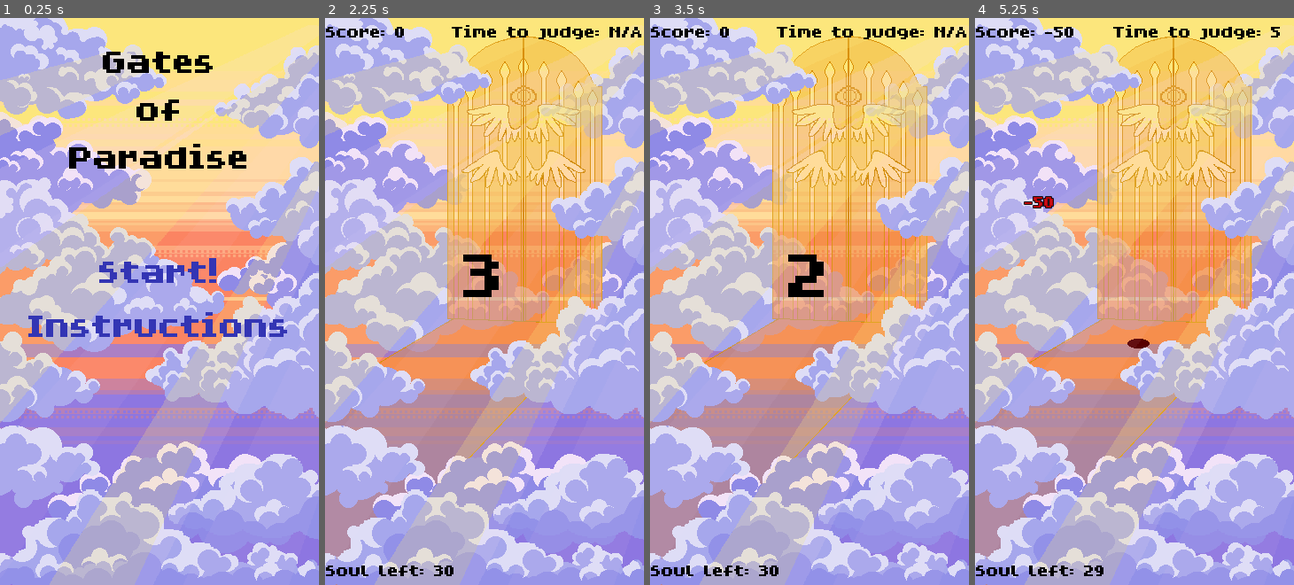
Above: before the commit, frames 1-4 (left to right).
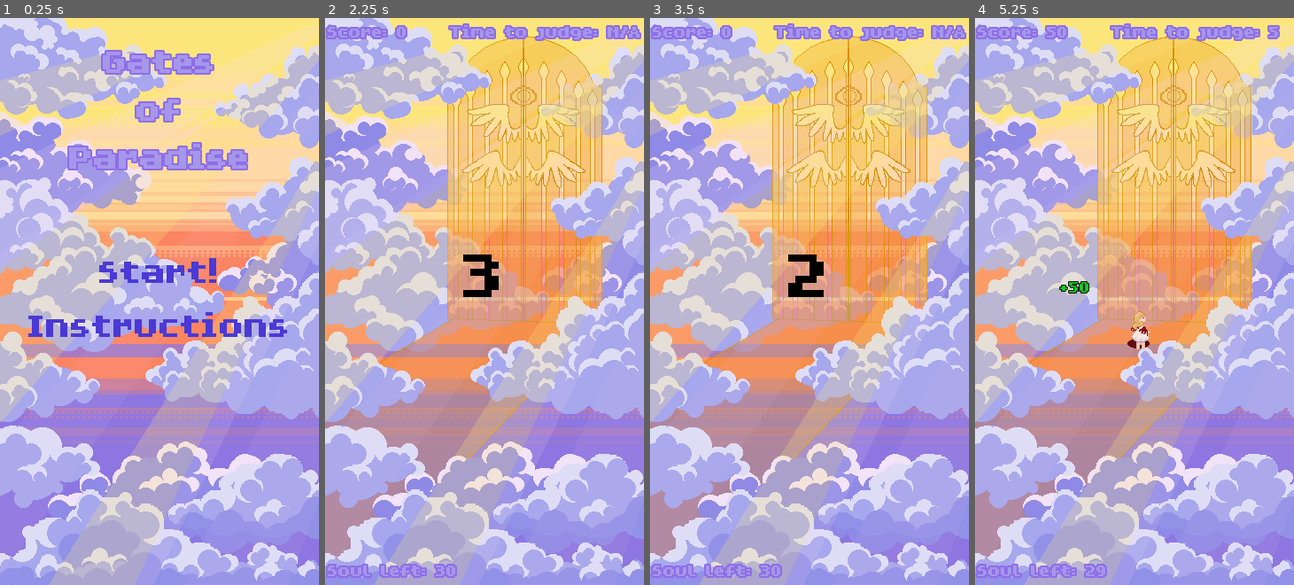
Above: after the commit, the same moments.

Repository: pboardman/gates-of-paradise
Game: Godot game, scene res://MainMenu/MainMenu.tscn
Two runs of this game, one before a commit and one after it. Both use one fixed random seed, a clock stepped at 60 frames per second and the inputs below.
Inputs (mouse positions are in pixels of both pictures, inside the frame that each line leads up to):
- Up to frame 1 (0.25 s): no input
- Up to frame 2 (2.25 s): click "Instructions" at 0.5 s; click "Back to main menu" at 1.25 s; click "Start!" at 2 s
- Up to frame 3 (3.5 s): tap Enter at 2.75 s; move the mouse to (879, 273) at 2.77 s; click (879, 273) at 2.85 s
- Up to frame 4 (5.25 s): tap Space at 3.5 s; move the mouse to (1070, 329) at 3.52 s; right-click (1070, 329) at 3.6 s; move the mouse to (1166, 176) at 4.27 s; click (1166, 176) at 4.35 s; tap Enter at 5 s; move the mouse to (1118, 414) at 5.02 s; right-click (1118, 414) at 5.1 s

The runs differ from the first frame. In frame 1, 5.7% of the frame differs, in the area x 8-90%, y 5-57%; in frame 2, 2.4%; in frame 3, 2.4%; in frame 4, 2.9%.

Commit message:
Finished game

Diff:
--- a/Font/UIFont.tres
+++ b/Font/UIFont.tres
@@ -4,4 +4,5 @@
 
 [resource]
 size = 32
+outline_size = 2
 font_data = ExtResource( 1 )
--- a/Level/Level.gd
+++ b/Level/Level.gd
@@ -46,7 +46,6 @@
 
 
 func _process(delta):
-	print(state)
 	match state:
 		PRE_GAME:
 			pre_game_state(delta)
@@ -120,7 +119,6 @@
 
 func end_judgement():
 	if ui.get_souls_left() != 0:
-		soul.queue_free()
 		door.close()
 		state = WAITING_UNTIL_ANIM_END
 	else:
@@ -141,6 +139,7 @@
 	"""
 	state = WAITING
 	animationState.travel("SendToHell")
+	soul.go_to_hell()
 	set_animation_running()
 
 	if soul.is_demon:
@@ -160,7 +159,9 @@
 	Send the soul to heaven
 	"""
 	state = WAITING
+
 	animationState.travel("DoorOpen")
+	soul.go_to_paradise()
 	set_animation_running()
 
 	if not soul.is_demon:
--- a/Level/Level.tscn
+++ b/Level/Level.tscn
@@ -181,6 +181,7 @@
 centered = false
 vframes = 8
 hframes = 8
+frame = 27
 
 [node name="StartCountdownTimer" type="Timer" parent="."]
 wait_time = 3.0
--- a/Level/UI.tscn
+++ b/Level/UI.tscn
@@ -1,18 +1,16 @@
-[gd_scene load_steps=9 format=2]
+[gd_scene load_steps=11 format=2]
 
 [ext_resource path="res://Font/HopeGold.ttf" type="DynamicFontData" id=1]
 [ext_resource path="res://Level/UI.gd" type="Script" id=2]
 [ext_resource path="res://Font/UIFont.tres" type="DynamicFont" id=3]
-[ext_resource path="res://Font/UIFont64.tres" type="DynamicFont" id=4]
 [ext_resource path="res://Font/UIFont128.tres" type="DynamicFont" id=5]
 
-[sub_resource type="DynamicFont" id=2]
+[sub_resource type="DynamicFont" id=1]
 size = 32
 outline_size = 1
 font_data = ExtResource( 1 )
 
-[sub_resource type="Animation" id=1]
-resource_name = "FadeTextGreen"
+[sub_resource type="Animation" id=2]
 step = 0.25
 tracks/0/type = "value"
 tracks/0/path = NodePath(".:custom_colors/font_color")
@@ -67,6 +65,19 @@
 "values": [ Color( 0, 0, 0, 1 ), Color( 0, 0, 0, 0.74902 ), Color( 0, 0, 0, 0.498039 ), Color( 0, 0, 0, 0.247059 ), Color( 0, 0, 0, 0 ) ]
 }
 
+[sub_resource type="DynamicFont" id=4]
+size = 64
+outline_size = 2
+font_data = ExtResource( 1 )
+
+[sub_resource type="DynamicFont" id=5]
+size = 32
+font_data = ExtResource( 1 )
+
+[sub_resource type="DynamicFont" id=6]
+size = 32
+font_data = ExtResource( 1 )
+
 [node name="UI" type="Control"]
 margin_right = 40.0
 margin_bottom = 40.0
@@ -76,23 +87,25 @@
 }
 
 [node name="Score" type="Label" parent="."]
-margin_left = 1.0
-margin_right = 181.0
+margin_left = 3.0
+margin_right = 183.0
 margin_bottom = 51.0
 custom_fonts/font = ExtResource( 3 )
-custom_colors/font_color = Color( 0, 0, 0, 1 )
+custom_colors/font_color = Color( 0.65098, 0.596078, 0.917647, 1 )
+custom_colors/font_outline_modulate = Color( 0.560784, 0.431373, 0.913725, 1 )
 text = "Score: 0"
 __meta__ = {
 "_edit_use_anchors_": false
 }
 
 [node name="TimeLeft" type="Label" parent="."]
-margin_left = 142.991
+margin_left = 140.991
 margin_top = 0.00283813
-margin_right = 358.991
+margin_right = 356.991
 margin_bottom = 51.0028
 custom_fonts/font = ExtResource( 3 )
-custom_colors/font_color = Color( 0, 0, 0, 1 )
+custom_colors/font_color = Color( 0.65098, 0.596078, 0.917647, 1 )
+custom_colors/font_outline_modulate = Color( 0.560784, 0.431373, 0.913725, 1 )
 text = "Time to judge: N/A"
 align = 1
 __meta__ = {
@@ -100,12 +113,13 @@
 }
 
 [node name="SoulLeft" type="Label" parent="."]
-margin_left = 0.943848
+margin_left = 2.94385
 margin_top = 608.275
-margin_right = 146.944
+margin_right = 148.944
 margin_bottom = 640.275
 custom_fonts/font = ExtResource( 3 )
-custom_colors/font_color = Color( 0, 0, 0, 1 )
+custom_colors/font_color = Color( 0.65098, 0.596078, 0.917647, 1 )
+custom_colors/font_outline_modulate = Color( 0.560784, 0.431373, 0.913725, 1 )
 text = "Soul left: 00"
 __meta__ = {
 "_edit_use_anchors_": false
@@ -126,11 +140,11 @@
 }
 
 [node name="ScoreShowLabel" type="Label" parent="."]
-margin_left = 56.0
-margin_top = 192.0
-margin_right = 96.0
-margin_bottom = 218.0
-custom_fonts/font = SubResource( 2 )
+margin_left = 96.0
+margin_top = 288.0
+margin_right = 136.0
+margin_bottom = 314.0
+custom_fonts/font = SubResource( 1 )
 custom_colors/font_color = Color( 0, 0.811765, 0.0901961, 0.74902 )
 custom_colors/font_outline_modulate = Color( 0, 0, 0, 0.74902 )
 __meta__ = {
@@ -139,7 +153,7 @@
 
 [node name="AnimationPlayer" type="AnimationPlayer" parent="ScoreShowLabel"]
 method_call_mode = 1
-anims/FadeTextGreen = SubResource( 1 )
+anims/FadeTextGreen = SubResource( 2 )
 anims/FadeTextRed = SubResource( 3 )
 
 [node name="PostgameUI" type="Control" parent="."]
@@ -154,8 +168,9 @@
 margin_top = 16.0
 margin_right = 360.0
 margin_bottom = 121.0
-custom_fonts/font = ExtResource( 4 )
-custom_colors/font_color = Color( 0, 0, 0, 1 )
+custom_fonts/font = SubResource( 4 )
+custom_colors/font_color = Color( 0.65098, 0.596078, 0.917647, 1 )
+custom_colors/font_outline_modulate = Color( 0.560784, 0.431373, 0.913725, 1 )
 text = "Final Score
 5222"
 align = 1
@@ -174,8 +189,8 @@
 [node name="PlayAgainButton" type="Button" parent="PostgameUI/ButtonsContainer"]
 margin_right = 360.0
 margin_bottom = 32.0
-custom_fonts/font = ExtResource( 3 )
-custom_colors/font_color = Color( 0.203922, 0.211765, 0.709804, 1 )
+custom_fonts/font = SubResource( 5 )
+custom_colors/font_color = Color( 0.294118, 0.227451, 0.835294, 1 )
 custom_colors/font_color_hover = Color( 0.298039, 0.301961, 0.615686, 1 )
 text = "JUDGE MORE SOULS?"
 flat = true
@@ -184,8 +199,8 @@
 margin_top = 36.0
 margin_right = 360.0
 margin_bottom = 68.0
-custom_fonts/font = ExtResource( 3 )
-custom_colors/font_color = Color( 0.203922, 0.211765, 0.709804, 1 )
+custom_fonts/font = SubResource( 6 )
+custom_colors/font_color = Color( 0.294118, 0.227451, 0.835294, 1 )
 custom_colors/font_color_hover = Color( 0.298039, 0.301961, 0.615686, 1 )
 text = "MAIN MENU"
 flat = true
--- a/MainMenu/Instructions.tscn
+++ b/MainMenu/Instructions.tscn
@@ -1,9 +1,23 @@
-[gd_scene load_steps=5 format=2]
+[gd_scene load_steps=8 format=2]
 
 [ext_resource path="res://Font/UIFont.tres" type="DynamicFont" id=1]
-[ext_resource path="res://Font/UIFont64.tres" type="DynamicFont" id=2]
+[ext_resource path="res://Font/HopeGold.ttf" type="DynamicFontData" id=2]
 [ext_resource path="res://MainMenu/Instructions.gd" type="Script" id=3]
 [ext_resource path="res://MainMenu/HeavenBG.png" type="Texture" id=4]
+
+[sub_resource type="DynamicFont" id=1]
+size = 64
+outline_size = 2
+font_data = ExtResource( 2 )
+
+[sub_resource type="DynamicFont" id=2]
+size = 64
+outline_size = 2
+font_data = ExtResource( 2 )
+
+[sub_resource type="DynamicFont" id=3]
+size = 32
+font_data = ExtResource( 2 )
 
 [node name="Instructions" type="Control"]
 anchor_right = 1.0
@@ -20,8 +34,9 @@
 [node name="InstructionTitle" type="Label" parent="."]
 margin_right = 360.0
 margin_bottom = 64.0
-custom_fonts/font = ExtResource( 2 )
-custom_colors/font_color = Color( 0, 0, 0, 1 )
+custom_fonts/font = SubResource( 1 )
+custom_colors/font_color = Color( 0.65098, 0.596078, 0.917647, 1 )
+custom_colors/font_outline_modulate = Color( 0.560784, 0.431373, 0.913725, 1 )
 text = "Instructions"
 align = 1
 __meta__ = {
@@ -49,8 +64,9 @@
 margin_top = 304.0
 margin_right = 360.0
 margin_bottom = 355.0
-custom_fonts/font = ExtResource( 2 )
-custom_colors/font_color = Color( 0, 0, 0, 1 )
+custom_fonts/font = SubResource( 2 )
+custom_colors/font_color = Color( 0.65098, 0.596078, 0.917647, 1 )
+custom_colors/font_outline_modulate = Color( 0.560784, 0.431373, 0.913725, 1 )
 text = "Controls"
 align = 1
 __meta__ = {
@@ -78,8 +94,8 @@
 margin_top = 552.0
 margin_right = 360.0
 margin_bottom = 640.0
-custom_fonts/font = ExtResource( 1 )
-custom_colors/font_color = Color( 0.203922, 0.211765, 0.709804, 1 )
+custom_fonts/font = SubResource( 3 )
+custom_colors/font_color = Color( 0.294118, 0.227451, 0.835294, 1 )
 custom_colors/font_color_hover = Color( 0.298039, 0.301961, 0.615686, 1 )
 text = "Back to main menu"
 flat = true
--- a/MainMenu/MainMenu.tscn
+++ b/MainMenu/MainMenu.tscn
@@ -1,8 +1,14 @@
-[gd_scene load_steps=4 format=2]
+[gd_scene load_steps=6 format=2]
 
 [ext_resource path="res://Font/UIFont64.tres" type="DynamicFont" id=1]
 [ext_resource path="res://MainMenu/MainMenu.gd" type="Script" id=2]
 [ext_resource path="res://MainMenu/HeavenBG.png" type="Texture" id=3]
+[ext_resource path="res://Font/HopeGold.ttf" type="DynamicFontData" id=4]
+
+[sub_resource type="DynamicFont" id=1]
+size = 64
+outline_size = 2
+font_data = ExtResource( 4 )
 
 [node name="MainMenu" type="Control"]
 anchor_right = 1.0
@@ -20,8 +26,9 @@
 margin_top = 19.0
 margin_right = 360.0
 margin_bottom = 192.0
-custom_fonts/font = ExtResource( 1 )
-custom_colors/font_color = Color( 0, 0, 0, 1 )
+custom_fonts/font = SubResource( 1 )
+custom_colors/font_color = Color( 0.65098, 0.596078, 0.917647, 1 )
+custom_colors/font_outline_modulate = Color( 0.560784, 0.431373, 0.913725, 1 )
 text = "Gates
 of
 Paradise"
@@ -42,7 +49,7 @@
 margin_right = 360.0
 margin_bottom = 57.0
 custom_fonts/font = ExtResource( 1 )
-custom_colors/font_color = Color( 0.203922, 0.211765, 0.709804, 1 )
+custom_colors/font_color = Color( 0.294118, 0.227451, 0.835294, 1 )
 custom_colors/font_color_hover = Color( 0.298039, 0.301961, 0.615686, 1 )
 text = "Start!"
 flat = true
@@ -52,7 +59,7 @@
 margin_right = 360.0
 margin_bottom = 118.0
 custom_fonts/font = ExtResource( 1 )
-custom_colors/font_color = Color( 0.203922, 0.211765, 0.709804, 1 )
+custom_colors/font_color = Color( 0.294118, 0.227451, 0.835294, 1 )
 custom_colors/font_color_hover = Color( 0.298039, 0.301961, 0.615686, 1 )
 text = "Instructions"
 flat = true
--- a/Soul/Soul.gd
+++ b/Soul/Soul.gd
@@ -1,7 +1,23 @@
 extends Node2D
 
 
-onready var is_demon = roll_for_demon()
+onready var is_demon = roll()
+
+onready var demon_parts = [
+	$DevilWing,
+	$DevilTail,
+	$DevilHorns
+]
+
+onready var angel_parts = [
+	$AngelWing,
+	$AngelHalo
+]
+
+onready var demon_wing = $DevilWing
+onready var angel_wing = $AngelWing
+
+onready var animation_player = $AnimationPlayer
 
 
 # Called when the node enters the scene tree for the first time.
@@ -13,16 +29,34 @@
 	"""
 	Generate a 2D model for the soul
 	"""
-	var texture
+
+	# Roll for angel parts
+	for parts in angel_parts:
+		if roll():
+			parts.visible = true
+
+	# Roll for demon parts
 	if is_demon:
-		texture = load("res://Soul/placeholderSoul.png")
-	else:
-		texture = load("res://Soul/placeholderSoulAngel.png")
-
-	$Sprite.set_texture(texture)
+		_generate_demon()
 
 
-func roll_for_demon():
+func _generate_demon():
+	demon_parts[randi()%demon_parts.size()].visible = true
+
+	# Can't have both wing at once
+	if demon_wing.visible:
+		angel_wing.visible = false
+
+
+func go_to_paradise():
+	animation_player.play("ToHeaven")
+
+
+func go_to_hell():
+	animation_player.play("ToHell")
+
+
+func roll():
 	"""
 	roll to check if this soul will be a demon
 	"""
@@ -30,3 +64,7 @@
 	if (percent > 0.5):
 		return true
 	return false
+
+
+func _on_AnimationPlayer_animation_finished(anim_name):
+	queue_free()
--- a/Soul/Soul.tscn
+++ b/Soul/Soul.tscn
@@ -1,8 +1,217 @@
-[gd_scene load_steps=2 format=2]
+[gd_scene load_steps=10 format=2]
 
 [ext_resource path="res://Soul/Soul.gd" type="Script" id=1]
+[ext_resource path="res://Soul/AngelCharacter.png" type="Texture" id=2]
+[ext_resource path="res://Soul/AngelHalo.png" type="Texture" id=3]
+[ext_resource path="res://Soul/DevilWings.png" type="Texture" id=4]
+[ext_resource path="res://Soul/AngelWings.png" type="Texture" id=5]
+[ext_resource path="res://Soul/DevilHorns.png" type="Texture" id=6]
+[ext_resource path="res://Soul/DevilTail.png" type="Texture" id=7]
+
+[sub_resource type="Animation" id=1]
+resource_name = "ToHeaven"
+length = 1.2
+tracks/0/type = "value"
+tracks/0/path = NodePath(".:modulate")
+tracks/0/interp = 1
+tracks/0/loop_wrap = true
+tracks/0/imported = false
+tracks/0/enabled = true
+tracks/0/keys = {
+"times": PoolRealArray( 0, 0.1, 0.2, 0.3, 0.4, 0.5, 0.6, 0.7, 0.8, 0.9, 1, 1.1, 1.2 ),
+"transitions": PoolRealArray( 1, 1, 1, 1, 1, 1, 1, 1, 1, 1, 1, 1, 1 ),
+"update": 0,
+"values": [ Color( 1, 1, 1, 1 ), Color( 1, 1, 1, 0.917647 ), Color( 1, 1, 1, 0.835294 ), Color( 1, 1, 1, 0.752941 ), Color( 1, 1, 1, 0.670588 ), Color( 1, 1, 1, 0.588235 ), Color( 1, 1, 1, 0.505882 ), Color( 1, 1, 1, 0.423529 ), Color( 1, 1, 1, 0.341176 ), Color( 1, 1, 1, 0.258824 ), Color( 1, 1, 1, 0.176471 ), Color( 1, 1, 1, 0 ), Color( 1, 1, 1, 0 ) ]
+}
+tracks/1/type = "value"
+tracks/1/path = NodePath("SoulSprite:offset")
+tracks/1/interp = 1
+tracks/1/loop_wrap = true
+tracks/1/imported = false
+tracks/1/enabled = true
+tracks/1/keys = {
+"times": PoolRealArray( 0, 1.2 ),
+"transitions": PoolRealArray( 1, 1 ),
+"update": 0,
+"values": [ Vector2( 0, 0 ), Vector2( 40, -40 ) ]
+}
+tracks/2/type = "value"
+tracks/2/path = NodePath("AngelHalo:offset")
+tracks/2/interp = 1
+tracks/2/loop_wrap = true
+tracks/2/imported = false
+tracks/2/enabled = true
+tracks/2/keys = {
+"times": PoolRealArray( 0, 1.2 ),
+"transitions": PoolRealArray( 1, 1 ),
+"update": 0,
+"values": [ Vector2( 0, 0 ), Vector2( 40, -40 ) ]
+}
+tracks/3/type = "value"
+tracks/3/path = NodePath("AngelWing:offset")
+tracks/3/interp = 1
+tracks/3/loop_wrap = true
+tracks/3/imported = false
+tracks/3/enabled = true
+tracks/3/keys = {
+"times": PoolRealArray( 0, 1.2 ),
+"transitions": PoolRealArray( 1, 1 ),
+"update": 0,
+"values": [ Vector2( 0, 0 ), Vector2( 40, -40 ) ]
+}
+tracks/4/type = "value"
+tracks/4/path = NodePath("DevilHorns:offset")
+tracks/4/interp = 1
+tracks/4/loop_wrap = true
+tracks/4/imported = false
+tracks/4/enabled = true
+tracks/4/keys = {
+"times": PoolRealArray( 0, 1.2 ),
+"transitions": PoolRealArray( 1, 1 ),
+"update": 0,
+"values": [ Vector2( 0, 0 ), Vector2( 40, -40 ) ]
+}
+tracks/5/type = "value"
+tracks/5/path = NodePath("DevilTail:offset")
+tracks/5/interp = 1
+tracks/5/loop_wrap = true
+tracks/5/imported = false
+tracks/5/enabled = true
+tracks/5/keys = {
+"times": PoolRealArray( 0, 1.2 ),
+"transitions": PoolRealArray( 1, 1 ),
+"update": 0,
+"values": [ Vector2( 0, 0 ), Vector2( 40, -40 ) ]
+}
+tracks/6/type = "value"
+tracks/6/path = NodePath("DevilWing:offset")
+tracks/6/interp = 1
+tracks/6/loop_wrap = true
+tracks/6/imported = false
+tracks/6/enabled = true
+tracks/6/keys = {
+"times": PoolRealArray( 0, 1.2 ),
+"transitions": PoolRealArray( 1, 1 ),
+"update": 0,
+"values": [ Vector2( 0, 0 ), Vector2( 40, -40 ) ]
+}
+
+[sub_resource type="Animation" id=2]
+resource_name = "ToHell"
+length = 1.75
+step = 0.05
+tracks/0/type = "value"
+tracks/0/path = NodePath(".:modulate")
+tracks/0/interp = 1
+tracks/0/loop_wrap = true
+tracks/0/imported = false
+tracks/0/enabled = true
+tracks/0/keys = {
+"times": PoolRealArray( 0, 1.7 ),
+"transitions": PoolRealArray( 1, 1 ),
+"update": 0,
+"values": [ Color( 1, 1, 1, 1 ), Color( 1, 1, 1, 0 ) ]
+}
+tracks/1/type = "value"
+tracks/1/path = NodePath("SoulSprite:offset")
+tracks/1/interp = 1
+tracks/1/loop_wrap = true
+tracks/1/imported = false
+tracks/1/enabled = true
+tracks/1/keys = {
+"times": PoolRealArray( 0, 1.7 ),
+"transitions": PoolRealArray( 1, 1 ),
+"update": 0,
+"values": [ Vector2( 0, 0 ), Vector2( 0, 15 ) ]
+}
+tracks/2/type = "value"
+tracks/2/path = NodePath("AngelHalo:offset")
+tracks/2/interp = 1
+tracks/2/loop_wrap = true
+tracks/2/imported = false
+tracks/2/enabled = true
+tracks/2/keys = {
+"times": PoolRealArray( 0, 1.7 ),
+"transitions": PoolRealArray( 1, 1 ),
+"update": 0,
+"values": [ Vector2( 0, 0 ), Vector2( 0, 15 ) ]
+}
+tracks/3/type = "value"
+tracks/3/path = NodePath("AngelWing:offset")
+tracks/3/interp = 1
+tracks/3/loop_wrap = true
+tracks/3/imported = false
+tracks/3/enabled = true
+tracks/3/keys = {
+"times": PoolRealArray( 0, 1.7 ),
+"transitions": PoolRealArray( 1, 1 ),
+"update": 0,
+"values": [ Vector2( 0, 0 ), Vector2( 0, 15 ) ]
+}
+tracks/4/type = "value"
+tracks/4/path = NodePath("DevilHorns:offset")
+tracks/4/interp = 1
+tracks/4/loop_wrap = true
+tracks/4/imported = false
+tracks/4/enabled = true
+tracks/4/keys = {
+"times": PoolRealArray( 0, 1.7 ),
+"transitions": PoolRealArray( 1, 1 ),
+"update": 0,
+"values": [ Vector2( 0, 0 ), Vector2( 0, 15 ) ]
+}
+tracks/5/type = "value"
+tracks/5/path = NodePath("DevilTail:offset")
+tracks/5/interp = 1
+tracks/5/loop_wrap = true
+tracks/5/imported = false
+tracks/5/enabled = true
+tracks/5/keys = {
+"times": PoolRealArray( 0, 1.7 ),
+"transitions": PoolRealArray( 1, 1 ),
+"update": 0,
+"values": [ Vector2( 0, 0 ), Vector2( 0, 15 ) ]
+}
+tracks/6/type = "value"
+tracks/6/path = NodePath("DevilWing:offset")
+tracks/6/interp = 1
+tracks/6/loop_wrap = true
+tracks/6/imported = false
+tracks/6/enabled = true
+tracks/6/keys = {
+"times": PoolRealArray( 0, 1.7 ),
+"transitions": PoolRealArray( 1, 1 ),
+"update": 0,
+"values": [ Vector2( 0, 0 ), Vector2( 0, 15 ) ]
+}
 
 [node name="Soul" type="Node2D"]
 script = ExtResource( 1 )
 
-[node name="Sprite" type="Sprite" parent="."]
+[node name="SoulSprite" type="Sprite" parent="."]
+texture = ExtResource( 2 )
+
+[node name="AngelHalo" type="Sprite" parent="."]
+visible = false
+texture = ExtResource( 3 )
+
+[node name="AngelWing" type="Sprite" parent="."]
+visible = false
+texture = ExtResource( 5 )
+
+[node name="DevilHorns" type="Sprite" parent="."]
+visible = false
+texture = ExtResource( 6 )
+
+[node name="DevilTail" type="Sprite" parent="."]
+visible = false
+texture = ExtResource( 7 )
+
+[node name="DevilWing" type="Sprite" parent="."]
+visible = false
+texture = ExtResource( 4 )
+
+[node name="AnimationPlayer" type="AnimationPlayer" parent="."]
+anims/ToHeaven = SubResource( 1 )
+anims/ToHell = SubResource( 2 )
+[connection signal="animation_finished" from="AnimationPlayer" to="." method="_on_AnimationPlayer_animation_finished"]
Binary file added: Soul/AngelCharacter.png
Not shown, added: Soul/AngelCharacter.png.import
Binary file added: Soul/AngelHalo.png
Not shown, added: Soul/AngelHalo.png.import
Binary file added: Soul/AngelWings.png
Not shown, added: Soul/AngelWings.png.import
Binary file added: Soul/DevilHorns.png
Not shown, added: Soul/DevilHorns.png.import
Binary file added: Soul/DevilTail.png
Not shown, added: Soul/DevilTail.png.import
Binary file added: Soul/DevilWings.png
Not shown, added: Soul/DevilWings.png.import
(and 1 more such lines)
